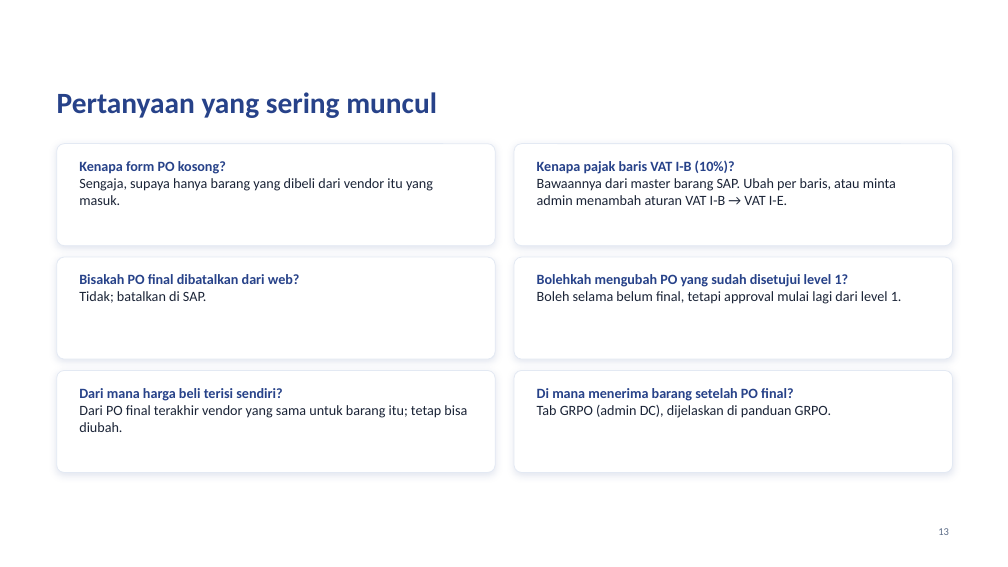
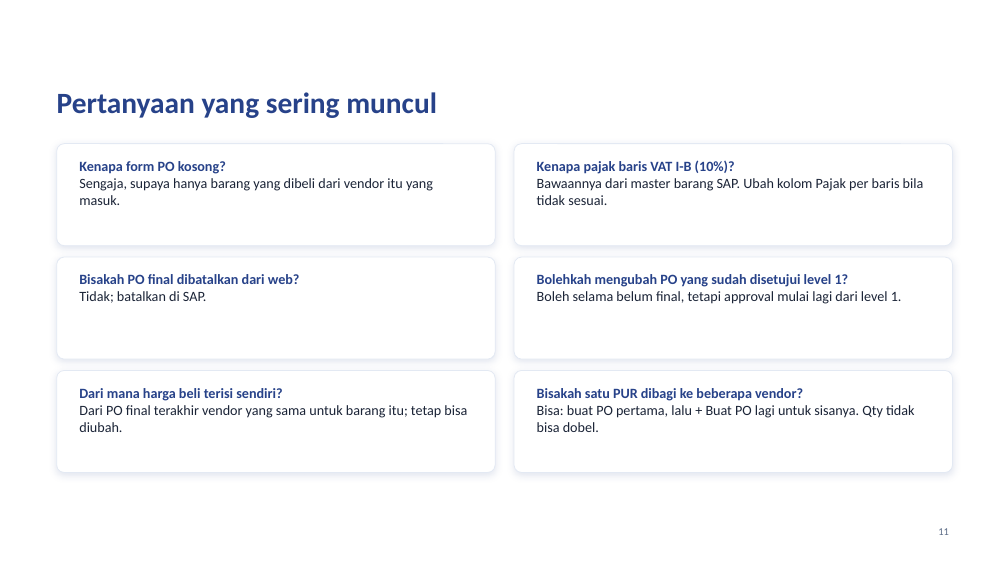
Before and after one commit to alfiandarmawan35/claude, a slide deck: slide 11 of docs/PID_POS_Panduan_Admin_Purchase_Approve_PO.pptx (slide 13 before the commit). Drawn at 1008x567 pixels with LibreOffice and Linux fonts; fonts in the diff are those of the drawing; background and template pictures are left out. Boxes give left, top, right and bottom in pixels: in the first picture for what was removed or moved away, otherwise in the second. Text is boxed around its words. In the diff, an @@ line names an element or a change of style, - is before the commit and + after.

```diff
--- a/docs/PID_POS_Panduan_Admin_Purchase_Approve_PO.pptx
+++ b/docs/PID_POS_Panduan_Admin_Purchase_Approve_PO.pptx
@@ text at [537, 178, 924, 205]: text changed @@
-Bawaannya dari master barang SAP. Ubah per baris, atau minta admin menambah aturan VAT I-B → VAT I-E.
+Bawaannya dari master barang SAP. Ubah kolom Pajak per baris bila tidak sesuai.
@@ text at [537, 388, 914, 432]: text changed @@
-Di mana menerima barang setelah PO final?
-Tab GRPO (admin DC), dijelaskan di panduan GRPO.
+Bisakah satu PUR dibagi ke beberapa vendor?
+Bisa: buat PO pertama, lalu + Buat PO lagi untuk sisanya. Qty tidak bisa dobel.
@@ page number at [938, 528, 949, 535]: text changed @@
-13
+11
```
Also in this commit, not shown: 6 other slides changed, 2 slides removed, 11 other files.
